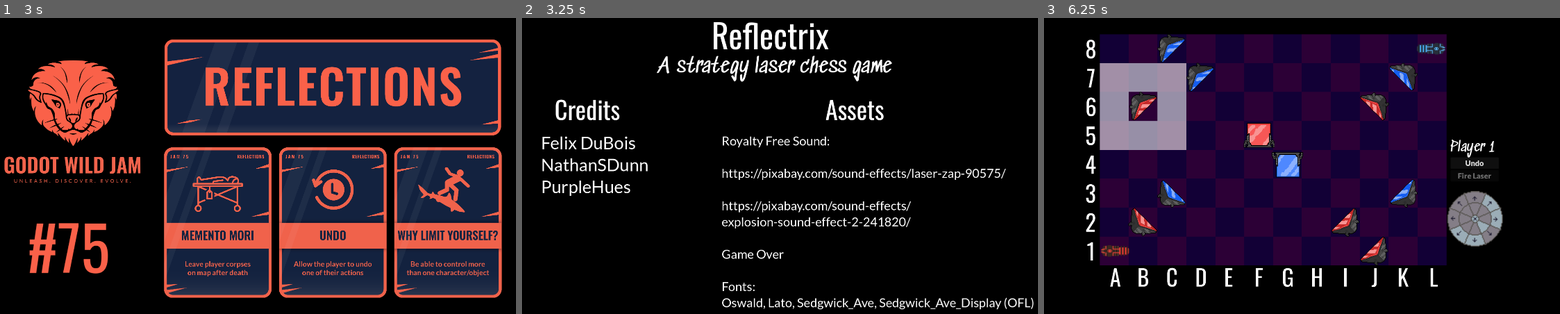
Above: before the commit, frames 1-3 (left to right).
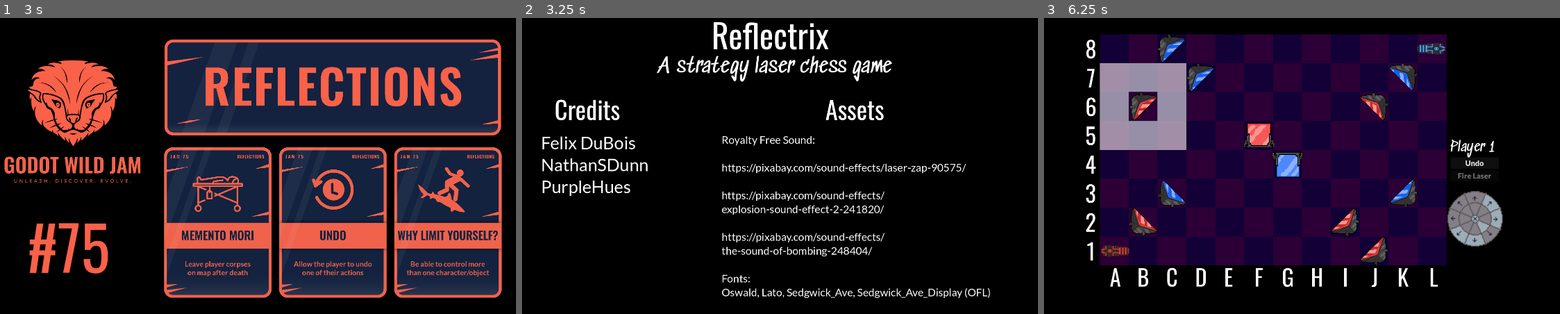
Above: after the commit, the same moments.

Repository: mzbrubak/Reflectix
Game: Godot game, scene res://Scenes/main.tscn
Same seed, same stepped clock (60 frames per second), same inputs: the game is played once before the commit and once after it.
Inputs (mouse positions are in pixels of both pictures, inside the frame that each line leads up to):
- Up to frame 1 (3 s): tap Enter at 0.5, 2 s; move the mouse to (381, 148) at 0.52 s; click (381, 148) at 0.67 s; tap Space at 1.25, 2.75 s; move the mouse to (144, 180) at 1.27 s; click (144, 180) at 1.42 s; move the mouse to (314, 94) at 2.02 s; click (314, 94) at 2.17 s; move the mouse to (232, 225) at 2.77 s; click (232, 225) at 2.92 s
- Up to frame 2 (3.25 s): no input
- Up to frame 3 (6.25 s): tap Enter at 3.5 s; move the mouse to (1467, 210) at 3.52 s; click (1467, 210) at 3.67 s; tap Space at 4.25 s; move the mouse to (1136, 118) at 4.27 s; click (1136, 118) at 4.42 s; move the mouse to (1327, 163) at 5.02 s; click (1327, 163) at 5.17 s; move the mouse to (1219, 86) at 5.77 s; click (1219, 86) at 5.92 s

Frame 1 is identical in both runs. In frame 2, 5.2% of the frame differs, in the area x 38-100%, y 39-99%; in frame 3, nothing differs.

Commit message:
Added Game Over sfx

Diff:
--- a/Scenes/laseremitter.gd
+++ b/Scenes/laseremitter.gd
@@ -23,6 +23,8 @@
 	laser_fired.emit()
 
 func destroy():
+	$GameOver.play()
+	await get_tree().create_timer(1).timeout
 	SignalBus.end_condition.emit(!is_player1)
 
 func set_player1():
--- a/Scenes/laseremitter.tscn
+++ b/Scenes/laseremitter.tscn
@@ -6,6 +6,7 @@
 [ext_resource type="PackedScene" uid="uid://be6uqcjerdu07" path="res://Scenes/laser.tscn" id="2_noqw7"]
 [ext_resource type="PackedScene" uid="uid://twyd70pvvlew" path="res://Scenes/selector.tscn" id="3_pk3ki"]
 [ext_resource type="AudioStream" uid="uid://chglxii5urjut" path="res://sfx/laser-zap-90575.mp3" id="6_vv2gb"]
+[ext_resource type="AudioStream" uid="uid://camatsbc2hvc4" path="res://sfx/the-sound-of-bombing-248404.mp3" id="7_yiuqq"]
 
 [sub_resource type="RectangleShape2D" id="RectangleShape2D_huqak"]
 size = Vector2(16, 10)
@@ -56,3 +57,6 @@
 
 [node name="Zap" type="AudioStreamPlayer2D" parent="."]
 stream = ExtResource("6_vv2gb")
+
+[node name="GameOver" type="AudioStreamPlayer2D" parent="."]
+stream = ExtResource("7_yiuqq")
--- a/Scenes/main.tscn
+++ b/Scenes/main.tscn
@@ -165,7 +165,7 @@
 offset_right = 1841.0
 offset_bottom = 1080.0
 theme_override_fonts/font = ExtResource("16_874sp")
-theme_override_font_sizes/font_size = 43
+theme_override_font_sizes/font_size = 37
 text = "Royalty Free Sound:
 
 https://pixabay.com/sound-effects/laser-zap-90575/
@@ -173,7 +173,8 @@
 https://pixabay.com/sound-effects/
 explosion-sound-effect-2-241820/
 
-Game Over
+https://pixabay.com/sound-effects/
+the-sound-of-bombing-248404/
 
 Fonts:
 Oswald, Lato, Sedgwick_Ave, Sedgwick_Ave_Display (OFL)"
Not shown: 1 places in Scenes/laseremitter.tscn that only renumber resources
Not shown, added: sfx/the-sound-of-bombing-248404.mp3.import
Not shown, added: sfx/the-sound-of-bombing-248404.mp3
